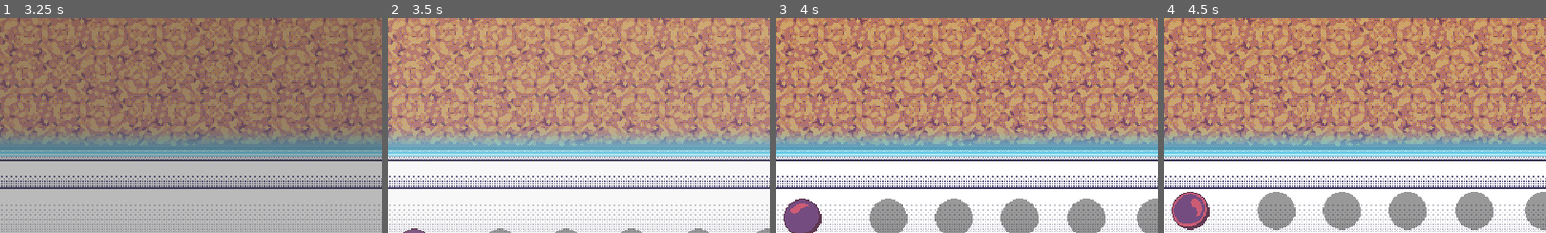
Above: before the commit, frames 1-4 (left to right).
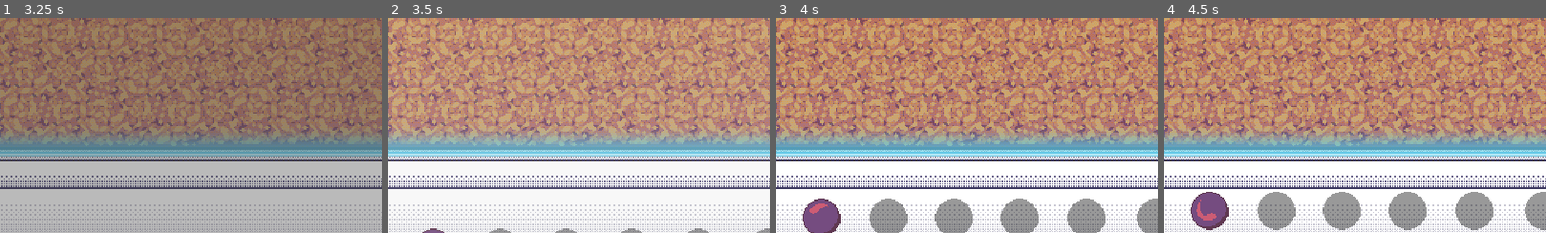
Above: after the commit, the same moments.

Repository: schnuet/ld-54-space-garden
Game: Godot game, scene res://scenes/MainScene.tscn
Two runs of this game, one before a commit and one after it. Both use one fixed random seed, a clock stepped at 60 frames per second and the inputs below.
Inputs (mouse positions are % of the whole screen's width and height, from its top left):
- Up to frame 1 (3.25 s): move the mouse to (50, 53) at 0.52 s; click (50, 53) at 0.67 s; move the mouse to (30, 55) at 1.27 s; click (30, 55) at 1.42 s; move the mouse to (60, 28) at 2.02 s; click (60, 28) at 2.17 s; click "Skip" at 2.75 s
- Up to frame 2 (3.5 s): no input
- Up to frame 3 (4 s): move the mouse to (45, 70) at 3.52 s; click (45, 70) at 3.67 s
- Up to frame 4 (4.5 s): move the mouse to (25, 95) at 4.27 s; click (25, 95) at 4.42 s
The pictures show only the part of the screen within x 22-72%, y 50-100%; the shares and areas given below are measured in that part.

Frame 1 is identical in both runs. In frame 2, 0.2% of the frame differs, in the area x 4-15%, y 97-100%; in frame 3, 1.8%; in frame 4, 2.0%, in the area x 2-17%, y 80-99%.

Commit message:
button position

Diff:
--- a/scenes/MainScene.tscn
+++ b/scenes/MainScene.tscn
@@ -1649,7 +1649,7 @@
 position = Vector2(0, 13)
 
 [node name="PlantButtonBHi" parent="Menu" instance=ExtResource("2_bm6uj")]
-position = Vector2(161, 328)
+position = Vector2(177, 328)
 plant_type = "BHi"
 metadata/_edit_group_ = true
 
